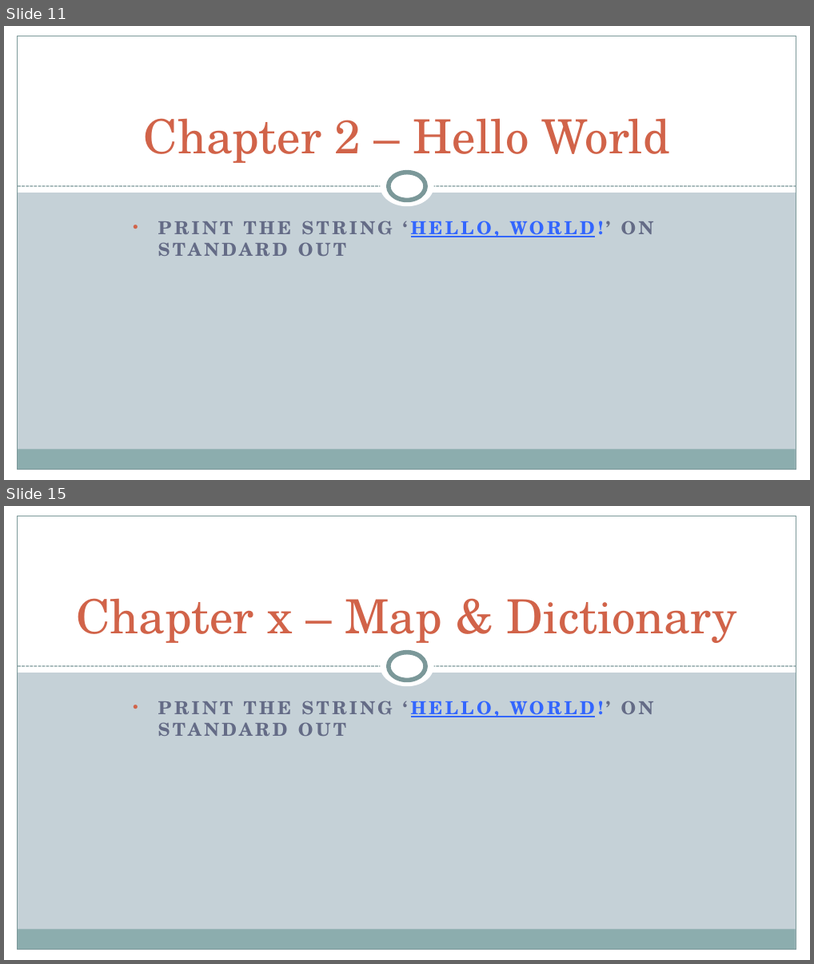
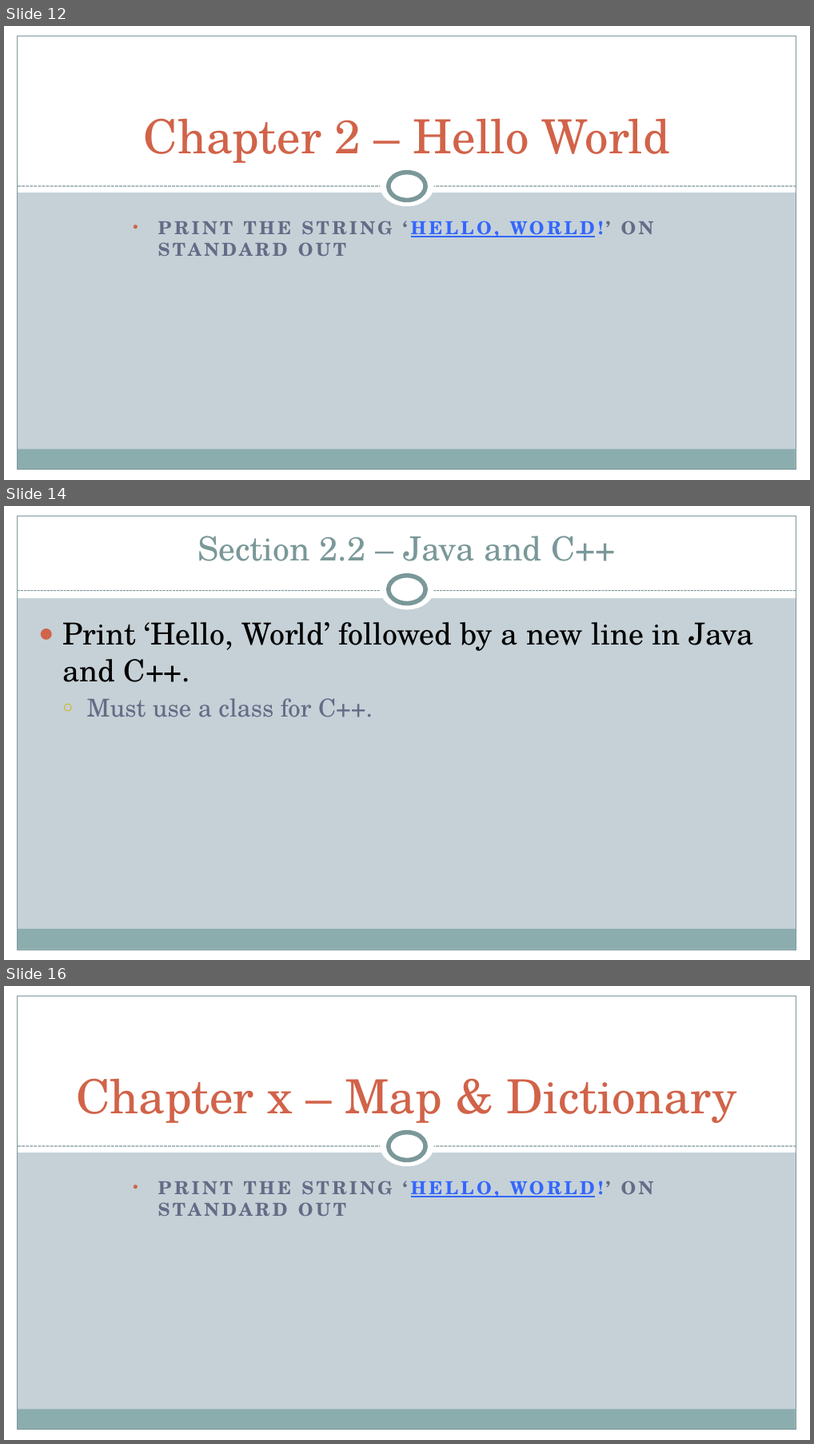
Before and after one commit to xiliax/programming-languages-compared, a slide deck: docs/programming-language-compared.pptx. Shown one above the other, each under a label of ours: slides 11 and 15 before the commit, slides 12, 14 and 16 after it; the slides between them are not shown. The pictures are 814x964 and 814x1444 pixels, drawn with LibreOffice and Linux fonts; fonts in the diff are those of the drawing. Boxes give left, top, right and bottom in pixels: in the first picture for what was removed or moved away, otherwise in the second. Text is boxed around its words. In the diff, an @@ line names an element or a change of style, - is before the commit and + after.

Commit message:
c02s02 - C++ and Java

```diff
--- a/docs/programming-language-compared.pptx
+++ b/docs/programming-language-compared.pptx
@@ slide 14 added at box(4, 506, 810, 960), background #C5D1D7; not listed: 4 template elements that a slide beside it also shows @@
@@ rectangle added at box(4, 506, 810, 598), fill #FFFFFF @@
@@ rectangle added at box(18, 516, 797, 949), outline #7C999A 0.75 pt @@
@@ title added at box(198, 536, 615, 561), 29.7 pt, text #7C999A @@
+Section 2.2 – Java and C++
@@ ellipse added at box(381, 569, 434, 609), fill #FFFFFF @@
@@ ellipse added at box(389, 576, 426, 603), fill #FFFFFF, outline #7C999A 4 pt @@
@@ line added from (18, 591) to (797, 591), #7C999A 0.75 pt dashed @@
@@ text added at box(62, 622, 754, 717), 27 pt, text #000000 @@
+● Print ‘Hello, World’ followed by a new line in Java and C++.
+  ○ Must use a class for C++.
@@ what was slide 11 is now slide 12 @@
@@ what was slide 15 is now slide 16 @@
```
Also in this commit, not shown: 4 slides changed, 3 other slides added, 3 slides removed, 21 other files.
